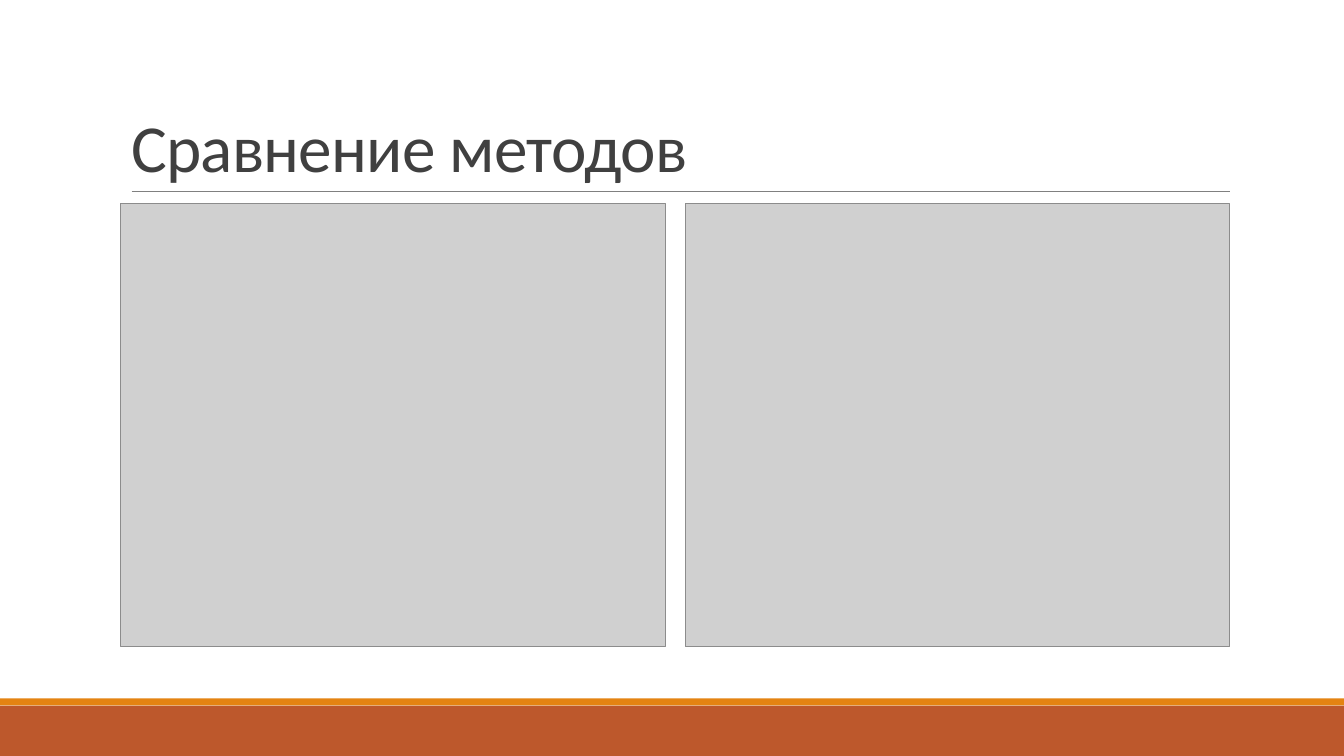
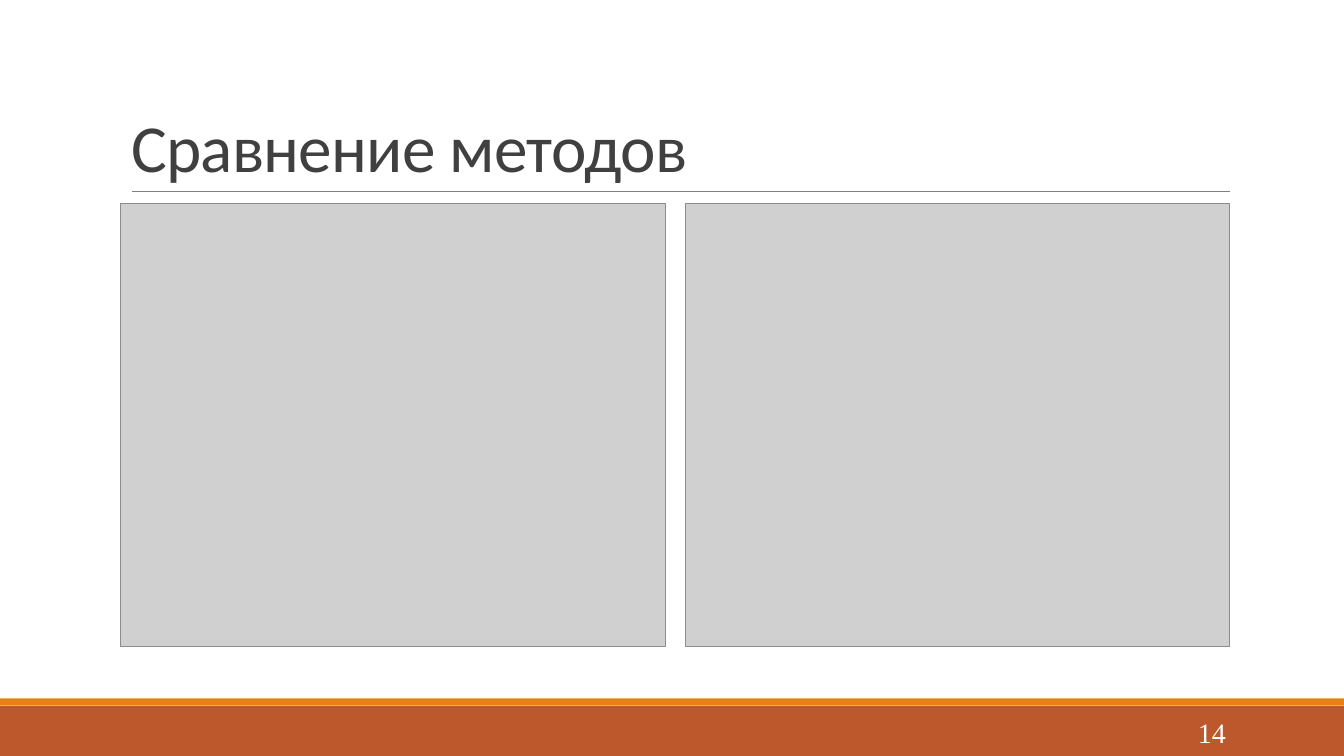
Before and after one commit to sashastahiev/FunctionSplineE, a slide deck: slide 14 of Presentation1.pptx. Drawn at 1344x756 pixels with LibreOffice and Linux fonts; fonts in the diff are those of the drawing; grey boxes stand for pictures. Boxes give left, top, right and bottom in pixels: in the first picture for what was removed or moved away, otherwise in the second. Text is boxed around its words. In the diff, an @@ line names an element or a change of style, - is before the commit and + after.

```diff
--- a/Presentation1.pptx
+++ b/Presentation1.pptx
@@ page number added at (x1=1198, y1=724, x2=1226, y2=743), 20 pt, text #FFFFFF @@
+14
```
Also in this commit, not shown: 14 other slides changed, 11 other files.
